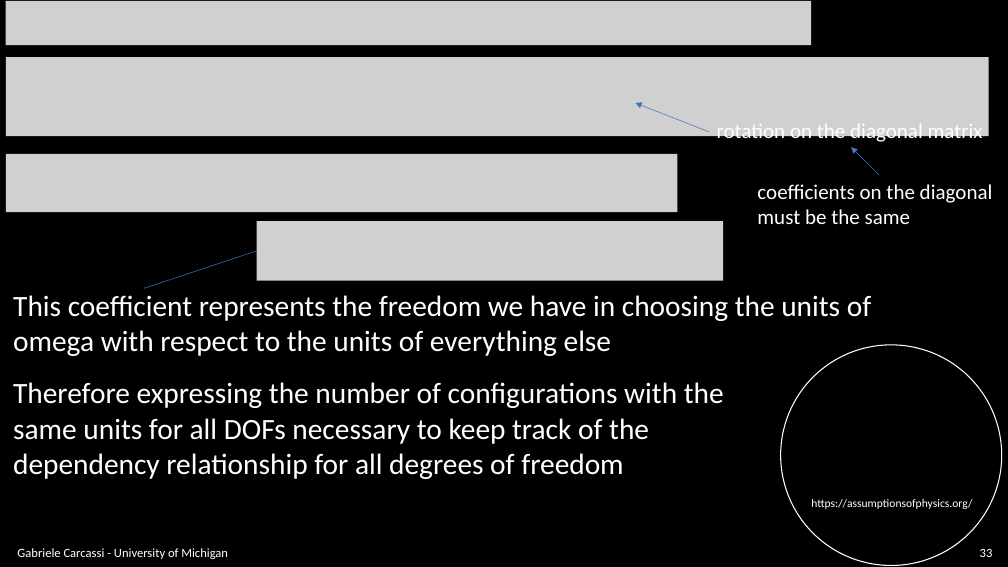
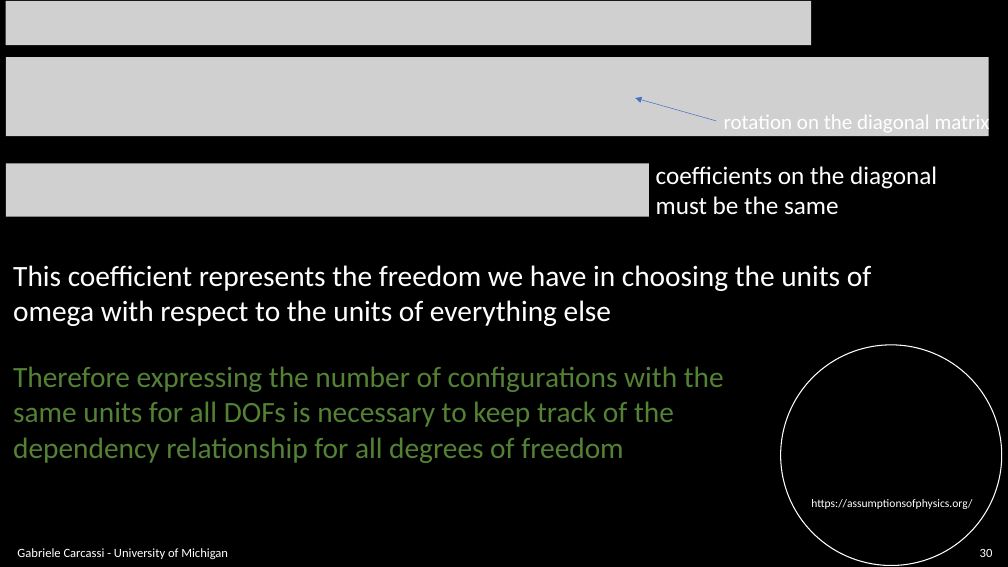
Before and after one commit to assumptionsofphysics/slides, a slide deck: slide 30 of BookCompanions-v2/RP-Class-4.pptx (slide 33 before the commit). Drawn at 1008x567 pixels with LibreOffice and Linux fonts; fonts in the diff are those of the drawing; grey boxes stand for pictures; background and template pictures are left out. Boxes give left, top, right and bottom in pixels: in the first picture for what was removed or moved away, otherwise in the second. Text is boxed around its words. In the diff, an @@ line names an element or a change of style, - is before the commit and + after.

```diff
--- a/BookCompanions-v2/RP-Class-4.pptx
+++ b/BookCompanions-v2/RP-Class-4.pptx
@@ arrow moved from (709, 132) - (635, 103) to (716, 121) - (635, 98) @@
@@ text "rotation on the diagonal matrix": place and size @@
-text "rotation on the diagonal matrix" at (717, 124, 983, 145)
+text "rotation on the diagonal matrix" at (724, 111, 990, 135)
@@ arrow removed from (879, 175) to (851, 147) @@
@@ picture: place and size @@
-picture at (6, 154, 678, 212)
+picture at (6, 163, 650, 217)
@@ text "coefficients on the diagonal": place and size @@
-text "coefficients on the diagonal" at (757, 184, 993, 224)
+text "coefficients on the diagonal" at (656, 166, 937, 215)
@@ text "coefficients on the diagonal" at (656, 166, 937, 215): size 20 to 24 pt @@
@@ picture removed at (256, 222, 723, 281) @@
@@ text "This coefficient represents the freedom ...": place and size @@
-text "This coefficient represents the freedom ..." at (13, 295, 871, 356)
+text "This coefficient represents the freedom ..." at (13, 265, 871, 326)
@@ line removed from (256, 251) to (144, 288) @@
@@ text "Therefore expressing the number of ...": place and size @@
-text "Therefore expressing the number of ..." at (13, 382, 724, 479)
+text "Therefore expressing the number of ..." at (13, 366, 724, 463)
@@ text at (13, 366, 724, 463): text colour #FFFFFF to #548235 in "Therefore expressing the number of configurations with ...", "dependency relationship for all degrees of freedom" @@
@@ text at (13, 401, 674, 427): text changed; text colour #FFFFFF to #548235 @@
-same units for all DOFs necessary to keep track of the
+same units for all DOFs is necessary to keep track of the
@@ page number at (980, 549, 993, 557): text changed @@
-33
+30
```
Also in this commit, not shown: 15 other slides changed, 3 slides removed, 1 other file.
